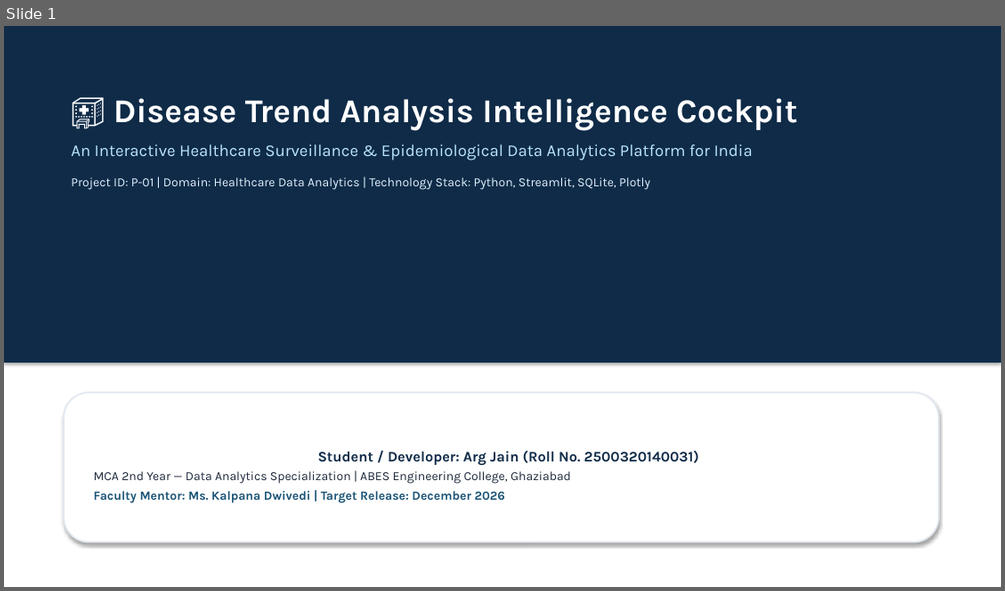
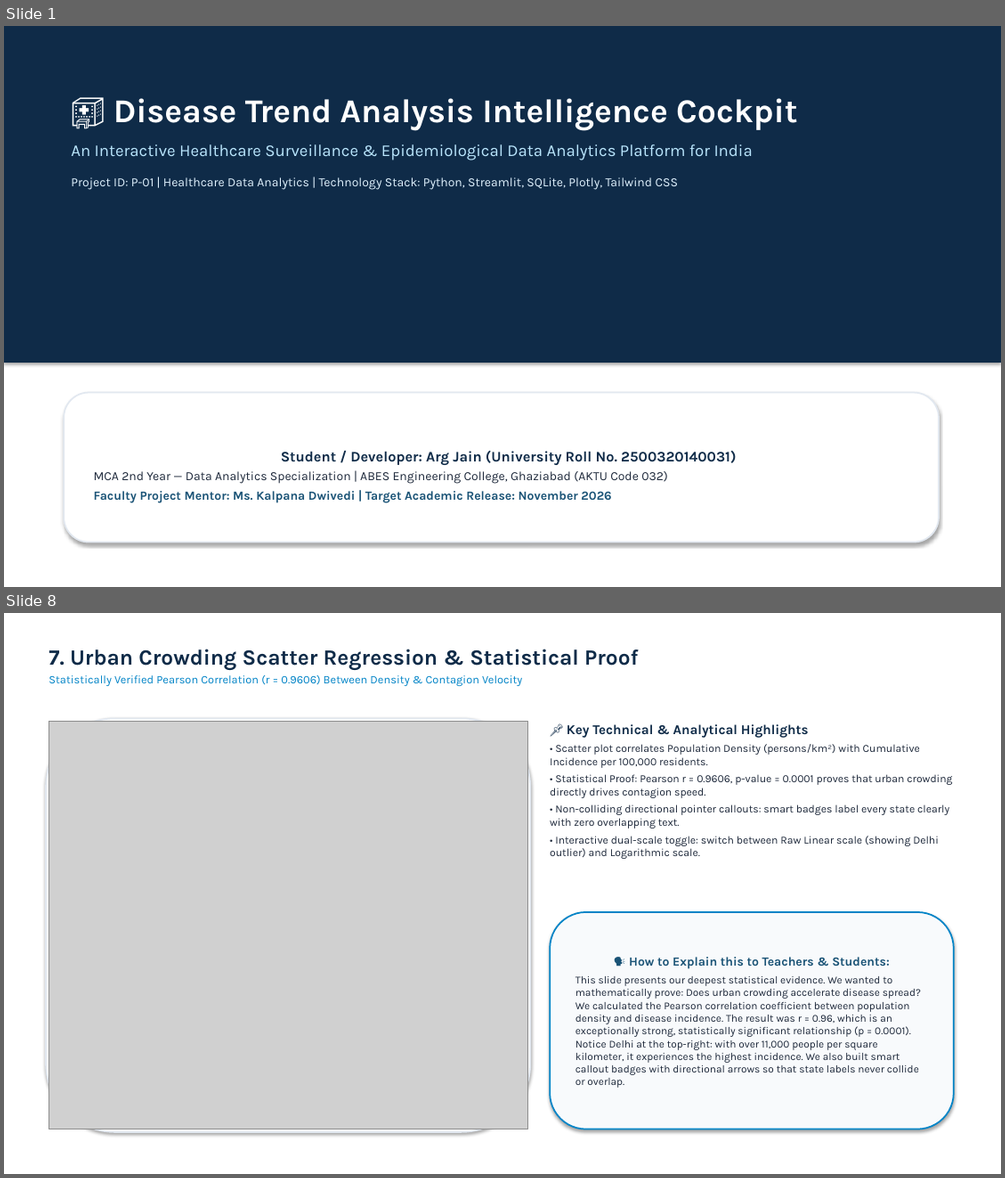
Before and after one commit to Argjain/2500320140031-disease-trend-analysis., a slide deck: docs/18_ArgJain_DiseaseTrendAnalysis_Presentation.pptx. Shown one above the other, each under a label of ours: slide 1 before the commit, slides 1 and 8 after it; the slides between them are not shown. The pictures are 1005x591 and 1005x1178 pixels, drawn with LibreOffice and Linux fonts; fonts in the diff are those of the drawing; grey boxes stand for pictures. Boxes give left, top, right and bottom in pixels: in the first picture for what was removed or moved away, otherwise in the second. Text is boxed around its words. In the diff, an @@ line names an element or a change of style, - is before the commit and + after.

Commit message:
docs: compile high-res project PowerPoint and convert all 18 project documents to certified PDFs

```diff
--- a/docs/18_ArgJain_DiseaseTrendAnalysis_Presentation.pptx
+++ b/docs/18_ArgJain_DiseaseTrendAnalysis_Presentation.pptx
@@ slide 8 added at (x1=4, y1=613, x2=1001, y2=1174), background #FFFFFF @@
@@ text added at (x1=48, y1=649, x2=639, y2=686), 11 pt, text #0284C7 @@
+7. Urban Crowding Scatter Regression & Statistical Proof
+Statistically Verified Pearson Correlation (r = 0.9606) Between Density & Contagion Velocity
@@ rounded rectangle added at (x1=46, y1=718, x2=531, y2=1132), fill #FFFFFF, outline #E2E8F0 1.5 pt @@
@@ picture added at (x1=48, y1=722, x2=527, y2=1129) @@
@@ text added at (x1=550, y1=724, x2=952, y2=859), 10.5 pt, text #1E293B @@
+📌 Key Technical & Analytical Highlights
+• Scatter plot correlates Population Density (persons/km²) with Cumulative Incidence per 100,000 residents.
+• Statistical Proof: Pearson r = 0.9606, p-value = 0.0001 proves that urban crowding directly drives contagion speed.
+• Non-colliding directional pointer callouts: smart badges label every state clearly with zero overlapping text.
+• Interactive dual-scale toggle: switch between Raw Linear scale (showing Delhi outlier) and Logarithmic scale.
@@ rounded rectangle added at (x1=550, y1=912, x2=954, y2=1129), fill #F8FAFC, outline #0284C7 1.5 pt, 10.2 pt, text #1E293B @@
+🗣️ How to Explain this to Teachers & Students:
+This slide presents our deepest statistical evidence. We wanted to mathematically prove: Does urban crowding accelerate disease spread? We calculated the Pearson correlation coefficient between population density and disease incidence. The result was r = 0.96, which is an exceptionally strong, statistically significant relationship (p = 0.0001). Notice Delhi at the top-right: with over 11,000 people per square kilometer, it experiences the highest incidence. We also built smart callout badges with directional arrows so that state labels never collide or overlap.
@@ slide 1 changed as well @@
@@ text at (x1=71, y1=177, x2=678, y2=190): text changed @@
-Project ID: P-01 | Domain: Healthcare Data Analytics | Technology Stack: Python, Streamlit, SQLite, Plotly
+Project ID: P-01 | Healthcare Data Analytics | Technology Stack: Python, Streamlit, SQLite, Plotly, Tailwind CSS
@@ text in rounded rectangle at (x1=94, y1=451, x2=736, y2=503): text changed @@
-Student / Developer: Arg Jain (Roll No. 2500320140031)
-MCA 2nd Year — Data Analytics Specialization | ABES Engineering College, Ghaziabad
-Faculty Mentor: Ms. Kalpana Dwivedi | Target Release: December 2026
+Student / Developer: Arg Jain (University Roll No. 2500320140031)
+MCA 2nd Year — Data Analytics Specialization | ABES Engineering College, Ghaziabad (AKTU Code 032)
+Faculty Project Mentor: Ms. Kalpana Dwivedi | Target Academic Release: November 2026
```
Also in this commit, not shown: 6 other slides changed, 6 other slides added, 2 slides removed, 25 other files.
